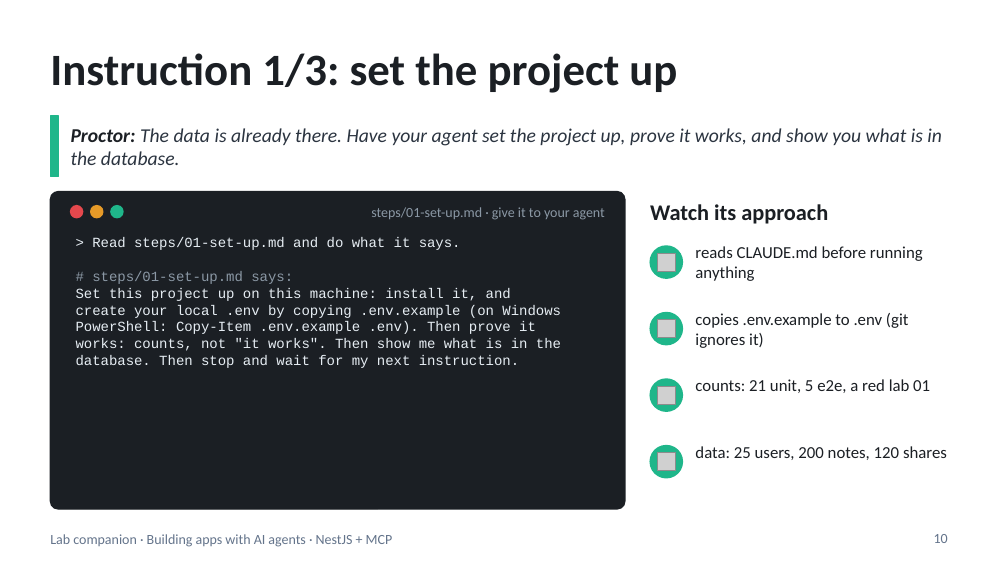
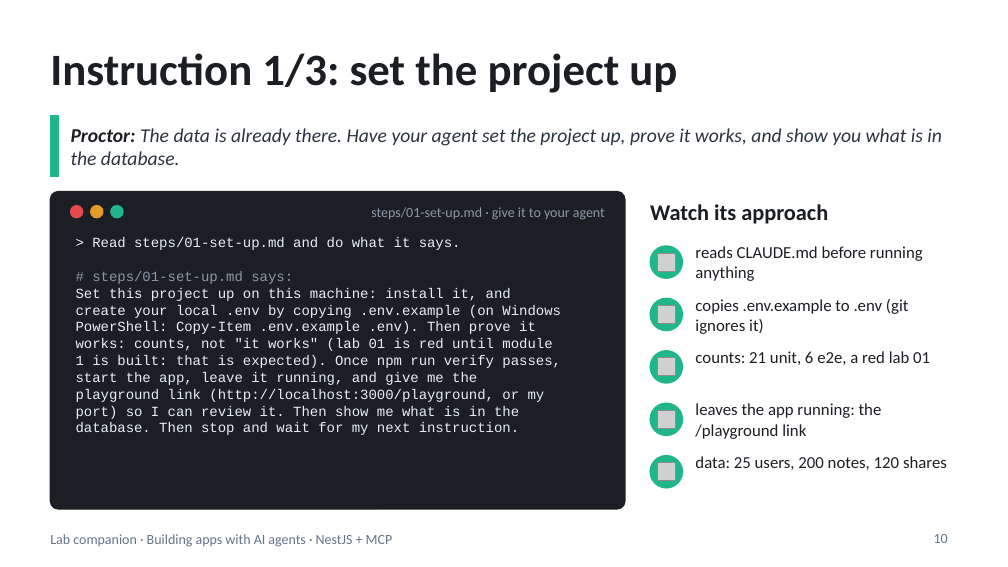
Before and after one commit to blazaga/ai-training-modules, a slide deck: slide 10 of docs/ai-agent-training/slides/lab-companion.pptx. Drawn at 1008x567 pixels with LibreOffice and Linux fonts; fonts in the diff are those of the drawing; grey boxes stand for pictures. Boxes give left, top, right and bottom in pixels: in the first picture for what was removed or moved away, otherwise in the second. Text is boxed around its words. In the diff, an @@ line names an element or a change of style, - is before the commit and + after.

```diff
--- a/docs/ai-agent-training/slides/lab-companion.pptx
+++ b/docs/ai-agent-training/slides/lab-companion.pptx
@@ 1 picture, 1 text, 1 ellipse: place and size @@
-1 picture, 1 text, 1 ellipse at (650, 312, 909, 348)
+1 picture, 1 text, 1 ellipse at (650, 298, 909, 334)
@@ text at (76, 338, 561, 419): text changed @@
-works: counts, not "it works". Then show me what is in the
+works: counts, not "it works" (lab 01 is red until module
+1 is built: that is expected). Once npm run verify passes,
+start the app, leave it running, and give me the
+playground link (http://localhost:3000/playground, or my
+port) so I can review it. Then show me what is in the
@@ ellipse: place and size @@
-ellipse at (650, 379, 682, 411)
+ellipse at (650, 351, 682, 383)
@@ picture: place and size @@
-picture at (657, 386, 675, 404)
+picture at (657, 358, 675, 376)
@@ text at (695, 351, 930, 365): text changed @@
-counts: 21 unit, 5 e2e, a red lab 01
+counts: 21 unit, 6 e2e, a red lab 01
@@ ellipse: place and size @@
-ellipse at (650, 446, 682, 478)
+ellipse at (650, 403, 682, 435)
@@ picture: place and size @@
-picture at (657, 453, 675, 471)
+picture at (657, 410, 675, 428)
@@ text added at (695, 403, 882, 439), 12 pt, text #1B1F24 @@
+leaves the app running: the /playground link
@@ ellipse added at (650, 456, 682, 488), fill #1FB68A, outline #1FB68A 1 pt @@
@@ picture added at (657, 463, 675, 481) @@
@@ text "data: 25 users, 200 notes, ...": place and size @@
-text "data: 25 users, 200 notes, ..." at (695, 446, 947, 460)
+text "data: 25 users, 200 notes, ..." at (695, 456, 947, 470)
```
Also in this commit, not shown: 9 other slides changed, 28 other files.
